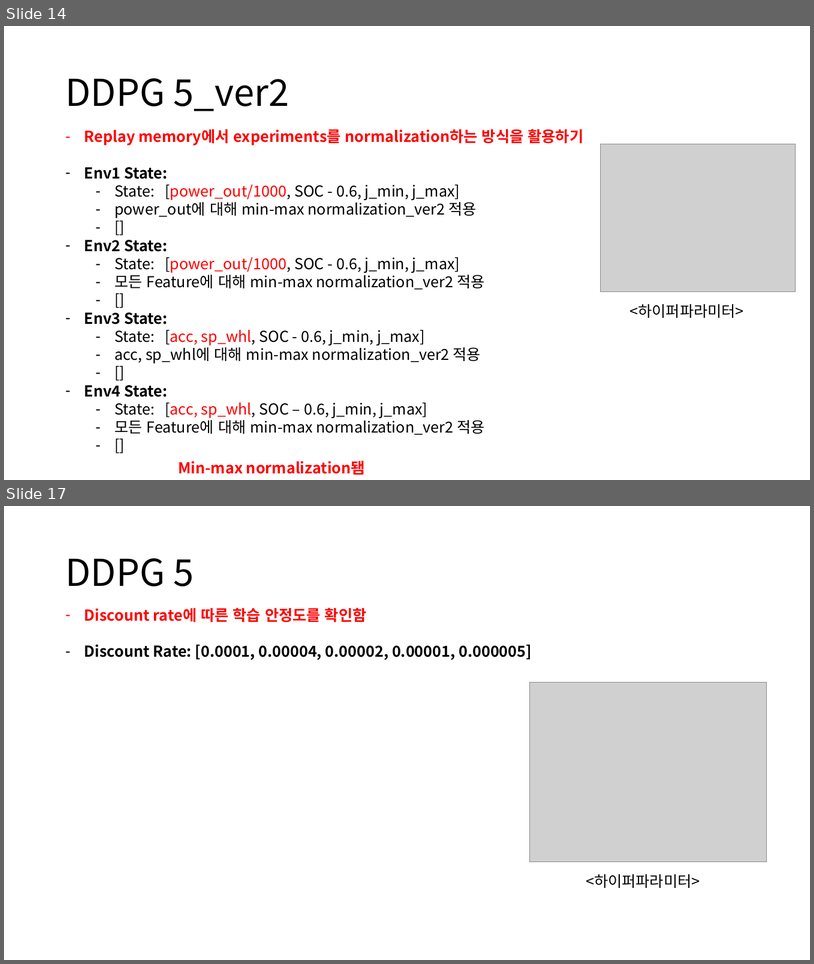
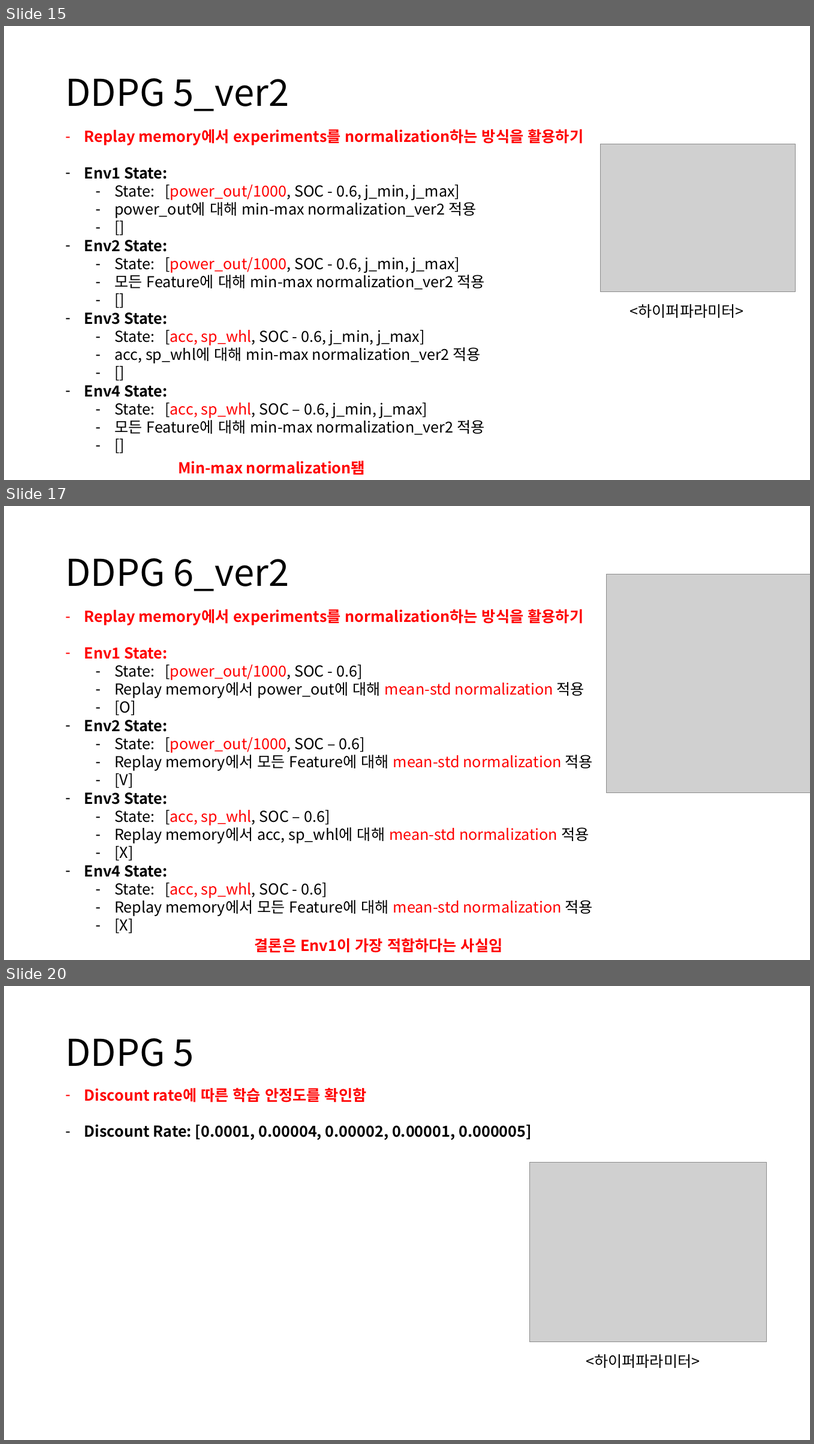
Before and after one commit to zidane89/experiment, a slide deck: 실험정리.pptx. Shown one above the other, each under a label of ours: slides 14 and 17 before the commit, slides 15, 17 and 20 after it; the slides between them are not shown. The pictures are 814x964 and 814x1444 pixels, drawn with LibreOffice and Linux fonts; fonts in the diff are those of the drawing; grey boxes stand for pictures. Boxes give left, top, right and bottom in pixels: in the first picture for what was removed or moved away, otherwise in the second. Text is boxed around its words. In the diff, an @@ line names an element or a change of style, - is before the commit and + after.

```diff
--- a/실험정리.pptx
+++ b/실험정리.pptx
@@ slide 17 added at (4,506,810,960), background #FFFFFF @@
@@ title added at (65,558,290,591), 44 pt, text #000000 @@
+DDPG 6_ver2
@@ picture added at (606,574,810,793) @@
@@ text added at (84,609,593,933), 18 pt, text #000000 @@
+– Replay memory에서 experiments를 normalization하는 방식을 활용하기
+– Env1 State:
+  – State: [power_out/1000, SOC - 0.6]
+  – Replay memory에서 power_out에 대해 mean-std normalization 적용
+  – [O]
+– Env2 State:
+  – State: [power_out/1000, SOC – 0.6]
+  – Replay memory에서 모든 Feature에 대해 mean-std normalization 적용
+  – [V]
+– Env3 State:
+  – State: [acc, sp_whl, SOC – 0.6]
+  – Replay memory에서 acc, sp_whl에 대해 mean-std normalization 적용
+  – [X]
+– Env4 State:
+  – State: [acc, sp_whl, SOC - 0.6]
+  – Replay memory에서 모든 Feature에 대해 mean-std normalization 적용
+  – [X]
@@ text added at (255,937,503,952), 18 pt, text #FF0000, bold @@
+결론은 Env1이 가장 적합하다는 사실임
@@ what was slide 14 is now slide 15 @@
@@ what was slide 17 is now slide 20 @@
```
Also in this commit, not shown: 2 slides changed, 2 other slides added, 3 other files.
